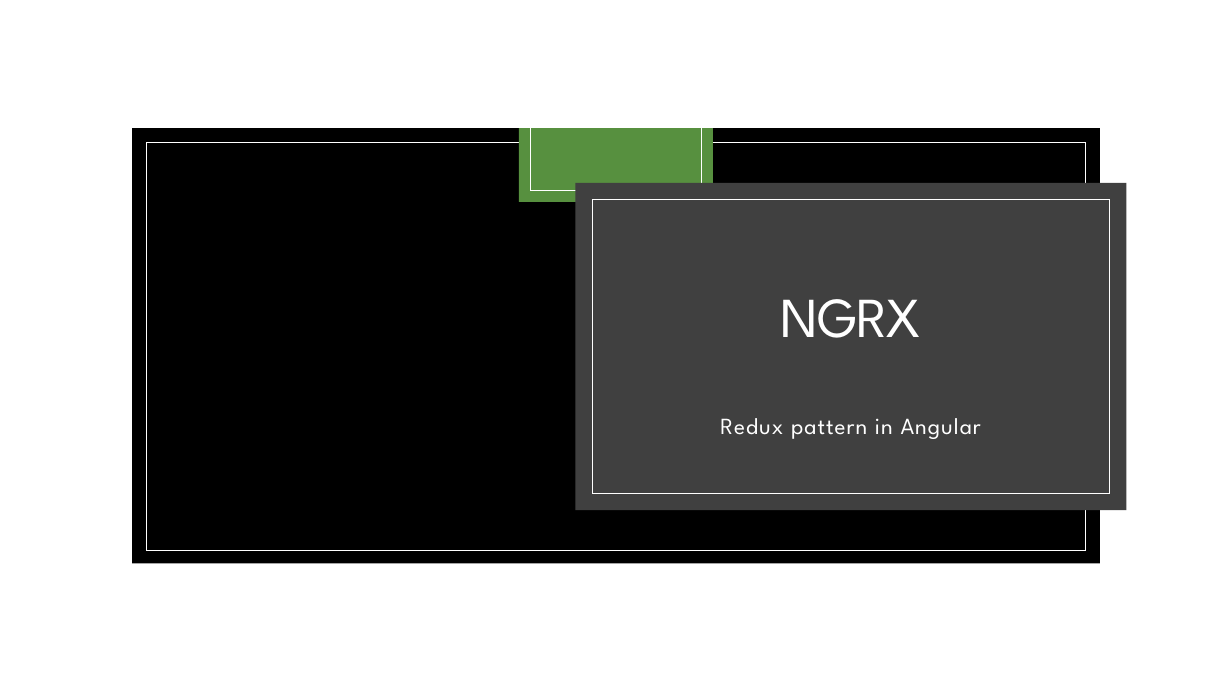
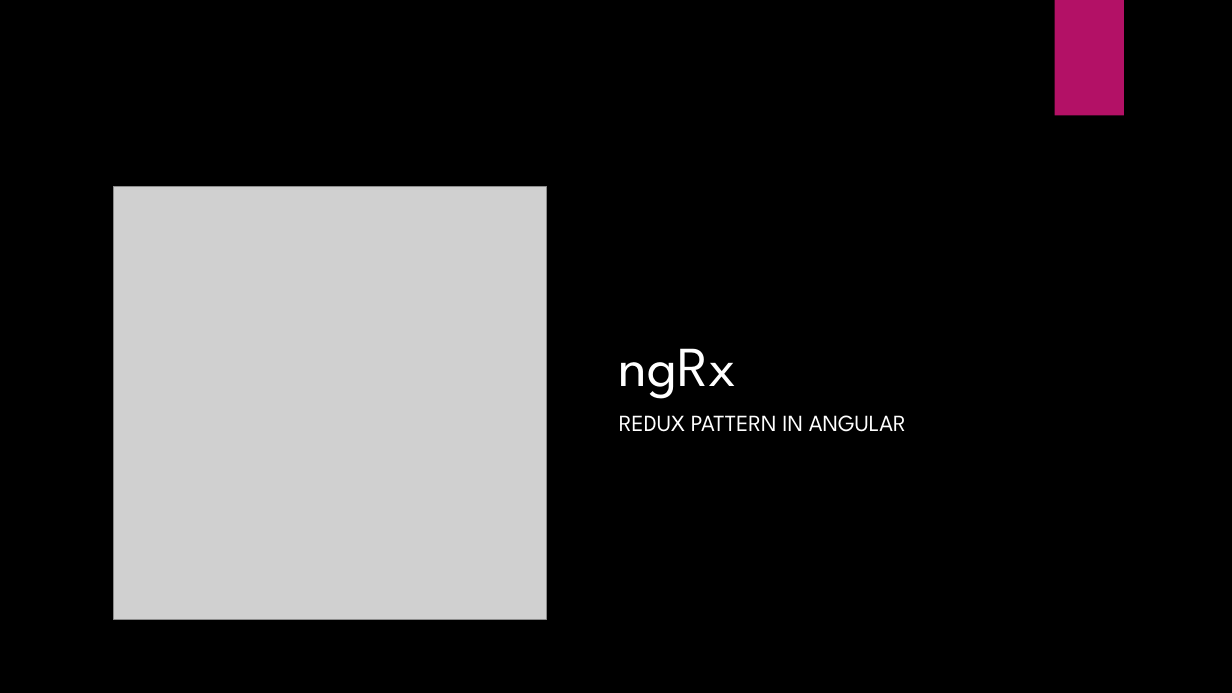
Before and after one commit to VadimPeczynski/NgRx, a slide deck: slide 1 of presentation/ngRx.pptx. Drawn at 1232x693 pixels with LibreOffice and Linux fonts; fonts in the diff are those of the drawing; grey boxes stand for pictures; background and template pictures are left out. Boxes give left, top, right and bottom in pixels: in the first picture for what was removed or moved away, otherwise in the second. Text is boxed around its words. In the diff, an @@ line names an element or a change of style, - is before the commit and + after.

Commit message:
New presentation

```diff
--- a/presentation/ngRx.pptx
+++ b/presentation/ngRx.pptx
@@ rectangle removed at (0, 0, 1232, 693) @@
@@ rectangle added at (1055, 0, 1124, 116), fill #B31166 @@
@@ rectangle removed at (132, 128, 1100, 564) @@
@@ rectangle removed at (146, 142, 1086, 550) @@
@@ rectangle removed at (519, 128, 714, 202) @@
@@ line removed from (531, 128) to (531, 190) @@
@@ line removed from (701, 128) to (701, 190) @@
@@ picture added at (114, 187, 547, 620) @@
@@ line removed from (531, 190) to (701, 190) @@
@@ rectangle removed at (576, 183, 1127, 510) @@
@@ rectangle removed at (592, 200, 1110, 494) @@
@@ title "ngRx" at (619, 348, 737, 399): vertical alignment middle to bottom @@
@@ title at (619, 348, 737, 399): text changed @@
-NGRX
+ngRx
@@ subtitle at (619, 415, 906, 432): text changed @@
-Redux pattern in Angular
+REDUX PATTERN IN ANGULAR
```
Also in this commit, not shown: 2 other slides changed, 8 slides added, 1 other file.
